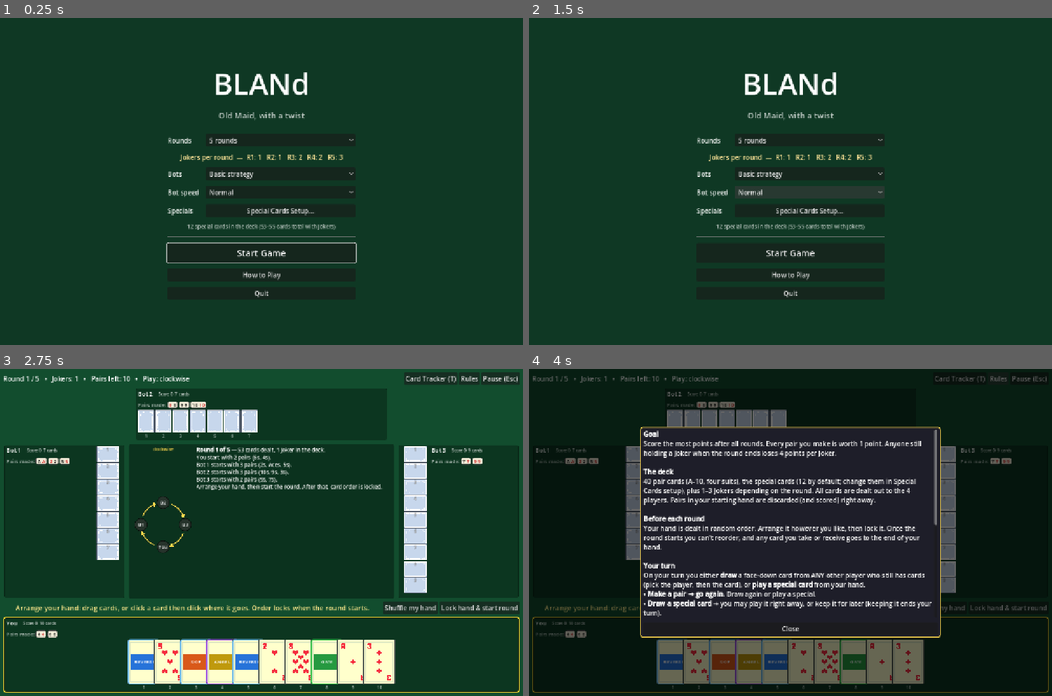
Above: before the commit, frames 1-4 (two rows, left to right).
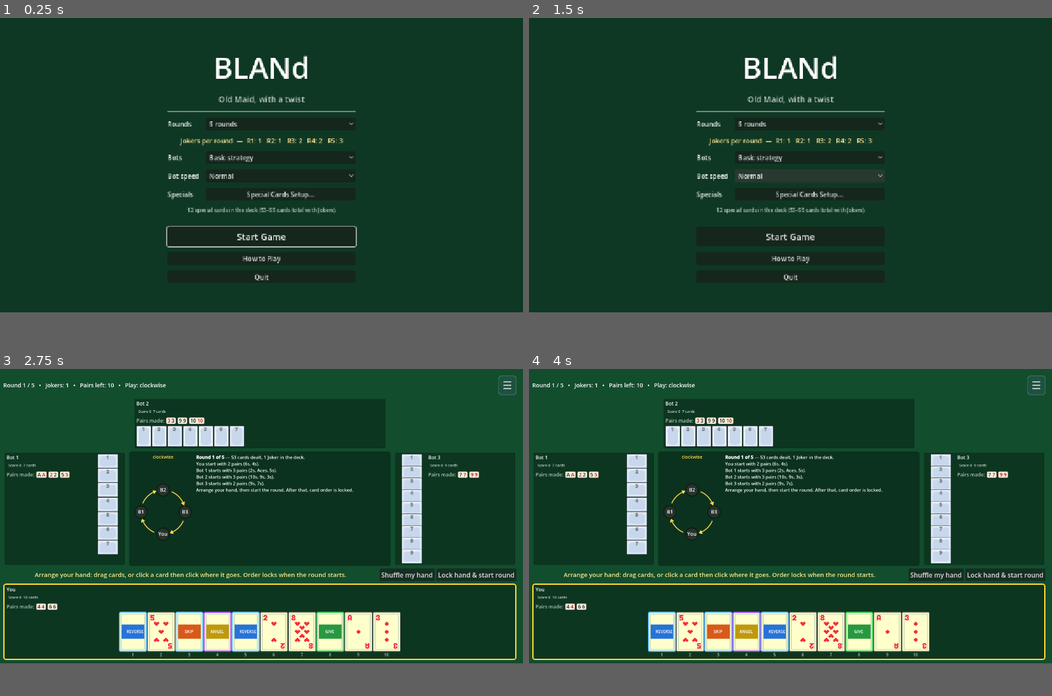
Above: after the commit, the same moments.

Repository: louibasmu/BLANd-
Game: Godot game, scene res://BaseGame/2. MainMenu/main_menu.tscn
The game is run twice, just before and just after one commit, with the same random seed, the same clock (stepped at 60 frames per second) and the same inputs.
Inputs (mouse positions are in pixels of both pictures, inside the frame that each line leads up to):
- Up to frame 1 (0.25 s): no input
- Up to frame 2 (1.5 s): click "Normal" at 0.5 s; click "Normal" at 1.25 s
- Up to frame 3 (2.75 s): click "Start Game" at 2 s
- Up to frame 4 (4 s): click (1036, 388) at 2.75 s, where only the run after the commit has a clickable "☰"; click (999, 378) at 3.5 s, where only the run before the commit has a clickable "Rules"
In our replay, the window is 800x500 before the commit and 800x450 after it. These sizes can differ from the game's own. Grey fills any space a smaller window leaves; there, only what the larger window draws over its background counts as a difference.

The runs differ from the first frame. In frame 1, 4.5% of the frame differs, in the area x 31-69%, y 11-86%; in frame 2, 4.4%; in frame 3, 26%; in frame 4, 72%, in the area x 0-100%, y 0-99%.

Commit message:
added dropdown menu button for "Card Tracker (T)", "Rules", "Pause (Esc)". cleaned up game_table.gd code

Diff:
--- a/game-dev-seminar/BaseGame/5. CardTable/game_table.gd
+++ b/game-dev-seminar/BaseGame/5. CardTable/game_table.gd
@@ -51,6 +51,10 @@
 # UI nodes that are updated later; they are created in _build_ui() and kept in variables.
 # UI nodes
 var _status_label: Label
+var _menu_button: Button
+var _menu_popup: PopupPanel
+var _ui_scale: float = 1.0
+var _side_card_size: Vector2 = SIDE_CARD
 var _compass: TurnCompass
 # Last direction shown, so the compass only "pulses" when the direction actually flips.
 var _last_direction: int = 1
@@ -73,8 +77,10 @@
 # Godot calls this when the scene loads: build the interface, create the bot timer, create the game,
 # connect the game's signals to the handlers below, and deal the first round.
 func _ready() -> void:
+	get_window().min_size = Vector2i(1280, 720)
 	set_anchors_preset(Control.PRESET_FULL_RECT)
 	_build_ui()
+	get_viewport().size_changed.connect(_on_viewport_resized)
 
 	_bot_timer = Timer.new()
 	_bot_timer.one_shot = true
@@ -98,9 +104,17 @@
 
 # Keyboard shortcuts: T opens the card tracker. Esc (ui_cancel) cancels a half-finished selection if there
 # is one, and otherwise opens / closes the pause menu.
+func _input(event: InputEvent) -> void:
+	if event.is_action_pressed("ui_cancel") and _menu_popup != null and _menu_popup.visible:
+		_menu_popup.hide()
+		get_viewport().set_input_as_handled()
+
+
 func _unhandled_input(event: InputEvent) -> void:
 	if event is InputEventKey and event.pressed and not event.echo and event.keycode == KEY_T:
 		if _modal == null:
+			if _menu_popup != null:
+				_menu_popup.hide()
 			_show_tracker()
 		return
 	if event.is_action_pressed("ui_cancel"):
@@ -123,7 +137,7 @@
 	var margin := MarginContainer.new()
 	margin.set_anchors_preset(Control.PRESET_FULL_RECT)
 	for side in ["left", "right", "top", "bottom"]:
-		margin.add_theme_constant_override("margin_" + side, 8)
+		margin.add_theme_constant_override("margin_" + side, 16 if side == "top" or side == "right" else 8)
 	add_child(margin)
 
 	var root := VBoxContainer.new()
@@ -133,24 +147,47 @@
 
 	# --- top bar
 	var bar := HBoxContainer.new()
+	bar.add_theme_constant_override("separation", 12)
 	root.add_child(bar)
 	_status_label = Label.new()
 	_status_label.size_flags_horizontal = Control.SIZE_EXPAND_FILL
 	_status_label.clip_text = true
 	_status_label.text_overrun_behavior = TextServer.OVERRUN_TRIM_ELLIPSIS
 	bar.add_child(_status_label)
-	var tracker_btn := Button.new()
-	tracker_btn.text = "Card Tracker (T)"
-	tracker_btn.pressed.connect(_show_tracker)
-	bar.add_child(tracker_btn)
-	var rules_btn := Button.new()
-	rules_btn.text = "Rules"
-	rules_btn.pressed.connect(_show_rules)
-	bar.add_child(rules_btn)
-	var pause_btn := Button.new()
-	pause_btn.text = "Pause (Esc)"
-	pause_btn.pressed.connect(_toggle_pause)
-	bar.add_child(pause_btn)
+	_menu_button = Button.new()
+	_menu_button.custom_minimum_size = Vector2(44, 44)
+	_menu_button.text = "☰"
+	_menu_button.add_theme_font_size_override("font_size", 26)
+	_menu_button.tooltip_text = "Menu"
+	_menu_button.pressed.connect(_toggle_menu_popup)
+	_menu_button.add_theme_stylebox_override("normal", _top_button_style(Color(0.12, 0.32, 0.25)))
+	_menu_button.add_theme_stylebox_override("hover", _top_button_style(Color(0.18, 0.43, 0.32)))
+	_menu_button.add_theme_stylebox_override("pressed", _top_button_style(Color(0.08, 0.23, 0.18)))
+	_menu_button.add_theme_stylebox_override("focus", _top_button_style(Color(0.18, 0.43, 0.32)))
+	bar.add_child(_menu_button)
+
+	_menu_popup = PopupPanel.new()
+	_menu_popup.size = Vector2i(260, 240)
+	_menu_popup.exclusive = true
+	_menu_popup.transient = true
+	_menu_popup.close_requested.connect(_menu_popup.hide)
+	_menu_popup.add_theme_stylebox_override("panel", _box(Color(0.08, 0.16, 0.13), Color(0.3, 0.5, 0.4), 1))
+	var menu_items := VBoxContainer.new()
+	menu_items.set_anchors_preset(Control.PRESET_FULL_RECT)
+	menu_items.offset_left = 6
+	menu_items.offset_top = 6
+	menu_items.offset_right = -6
+	menu_items.offset_bottom = -6
+	menu_items.add_theme_constant_override("separation", 2)
+	_menu_popup.add_child(menu_items)
+	_add_menu_item(menu_items, "Card Tracker", "T", _on_menu_tracker)
+	_add_menu_item(menu_items, "Rules / How to play", "", _on_menu_rules)
+	_add_menu_item(menu_items, "Pause", "Esc", _on_menu_pause)
+	var menu_separator := HSeparator.new()
+	menu_items.add_child(menu_separator)
+	_add_menu_item(menu_items, "Restart game", "", _on_menu_restart)
+	_add_menu_item(menu_items, "Main menu", "", _on_menu_main_menu)
+	add_child(_menu_popup)
 
 	# --- top bot (seat 2)
 	var top_row := CenterContainer.new()
@@ -226,7 +263,9 @@
 	prompt_row.add_child(_keep_btn)
 
 	# --- you (seat 0)
-	root.add_child(_make_seat(0, 0))
+	var human_seat := _make_seat(0, 0)
+	human_seat.size_flags_horizontal = Control.SIZE_EXPAND_FILL
+	root.add_child(human_seat)
 
 	# --- alert pop-ups (own layer so they show above everything)
 	var layer := CanvasLayer.new()
@@ -243,6 +282,128 @@
 	_toast_box.add_theme_constant_override("separation", 6)
 	_toast_box.mouse_filter = Control.MOUSE_FILTER_IGNORE
 	top.add_child(_toast_box)
+	_apply_responsive_scale()
+
+
+func _top_button_style(fill: Color) -> StyleBoxFlat:
+	var style := StyleBoxFlat.new()
+	style.bg_color = fill
+	style.border_color = Color(1, 1, 1, 0.28)
+	style.set_border_width_all(1)
+	style.set_corner_radius_all(7)
+	style.content_margin_left = 10
+	style.content_margin_right = 10
+	style.content_margin_top = 6
+	style.content_margin_bottom = 6
+	return style
+
+
+func _add_menu_item(container: VBoxContainer, title: String, shortcut: String, action: Callable) -> void:
+	var button := Button.new()
+	button.custom_minimum_size = Vector2(248, 40)
+	button.size_flags_horizontal = Control.SIZE_EXPAND_FILL
+	button.alignment = HORIZONTAL_ALIGNMENT_LEFT
+	button.add_theme_stylebox_override("normal", _top_button_style(Color(0.08, 0.16, 0.13, 0)))
+	button.add_theme_stylebox_override("hover", _top_button_style(Color(0.18, 0.34, 0.26)))
+	button.add_theme_stylebox_override("pressed", _top_button_style(Color(0.12, 0.25, 0.19)))
+	var row := HBoxContainer.new()
+	row.set_anchors_preset(Control.PRESET_FULL_RECT)
+	row.offset_left = 10
+	row.offset_right = -10
+	row.mouse_filter = Control.MOUSE_FILTER_IGNORE
+	button.add_child(row)
+	var title_label := Label.new()
+	title_label.text = title
+	title_label.size_flags_horizontal = Control.SIZE_EXPAND_FILL
+	title_label.vertical_alignment = VERTICAL_ALIGNMENT_CENTER
+	title_label.mouse_filter = Control.MOUSE_FILTER_IGNORE
+	row.add_child(title_label)
+	if not shortcut.is_empty():
+		var shortcut_label := Label.new()
+		shortcut_label.text = shortcut
+		shortcut_label.add_theme_font_size_override("font_size", 12)
+		shortcut_label.modulate = Color(1, 1, 1, 0.6)
+		shortcut_label.vertical_alignment = VERTICAL_ALIGNMENT_CENTER
+		shortcut_label.mouse_filter = Control.MOUSE_FILTER_IGNORE
+		row.add_child(shortcut_label)
+	button.pressed.connect(func() -> void:
+		_menu_popup.hide()
+		action.call())
+	container.add_child(button)
+
+
+func _toggle_menu_popup() -> void:
+	if _menu_popup.visible:
+		_menu_popup.hide()
+		return
+	var button_rect := _menu_button.get_global_rect()
+	var popup_position := Vector2i(
+		int(button_rect.end.x - _menu_popup.size.x),
+		int(button_rect.end.y + 4.0)
+	)
+	_menu_popup.popup(Rect2i(popup_position, _menu_popup.size))
+
+
+func _on_menu_tracker() -> void:
+	_show_tracker()
+
+
+func _on_menu_rules() -> void:
+	_show_rules()
+
+
+func _on_menu_pause() -> void:
+	_toggle_pause()
+
+
+func _on_menu_restart() -> void:
+	_confirm_action("Restart game?", "Your current game will be lost.",
+		func() -> void: get_tree().reload_current_scene())
+
+
+func _on_menu_main_menu() -> void:
+	_confirm_action("Return to main menu?", "Your current game will be lost.",
+		func() -> void: get_tree().change_scene_to_file(MENU_SCENE))
+
+
+func _confirm_action(title: String, message: String, action: Callable) -> void:
+	_show_modal(title, message, null, [
+		["Yes", action],
+		["Cancel", Callable()]
+	])
+
+
+func _on_viewport_resized() -> void:
+	_apply_responsive_scale()
+	if game != null:
+		_queue_refresh()
+
+
+func _apply_responsive_scale() -> void:
+	if _status_label == null:
+		return
+	var viewport_size := get_viewport_rect().size
+	var scale := 1.0
+	if viewport_size.x < 1500.0 or viewport_size.y < 850.0:
+		scale = 0.88
+	elif viewport_size.x < 1900.0 or viewport_size.y < 1050.0:
+		scale = 0.94
+	_ui_scale = scale
+	_side_card_size = SIDE_CARD * scale
+	_set_scaled_font_size(_status_label, 16, scale)
+	if _prompt != null:
+		_set_scaled_font_size(_prompt, 17, scale)
+	if _log != null:
+		_log.add_theme_font_size_override("normal_font_size", roundi(13.0 * scale))
+		_log.add_theme_font_size_override("bold_font_size", roundi(13.0 * scale))
+	for seat in _seats.values():
+		_set_scaled_font_size(seat["name"], 14, scale)
+		_set_scaled_font_size(seat["badge"], 10, scale)
+		_set_scaled_font_size(seat["info"], 10, scale)
+		if seat["card_area"] != null:
+			seat["card_area"].custom_minimum_size.y = BIG_CARD.y * scale + 13.0
+func _set_scaled_font_size(control: Control, base_size: int, scale: float) -> void:
+	control.add_theme_font_size_override("font_size", roundi(base_size * scale))
 
 
 # Builds the panel for one seat: name, "PLAYING"/"NEXT" badge, score line, the pairs they have made,
@@ -292,7 +453,7 @@
 	info_l.text_overrun_behavior = TextServer.OVERRUN_TRIM_ELLIPSIS
 	info_l.add_theme_font_size_override("font_size", 10)
 	info_l.modulate = Color(1, 1, 1, 0.8)
-	head.add_child(info_l)
+	v.add_child(info_l)
 
 	# Keep the action button on its own row so it never competes with the pairs.
 	var row2 := HBoxContainer.new()
@@ -325,10 +486,13 @@
 	pairs_row.add_child(pairs_box)
 
 	var cards: Control
+	var card_area: Control = null
 	if i == HUMAN:
 		var c := CenterContainer.new()
 		c.custom_minimum_size = Vector2(0, BIG_CARD.y + 13)
+		c.size_flags_horizontal = Control.SIZE_EXPAND_FILL
 		v.add_child(c)
+		card_area = c
 		var row := HBoxContainer.new()
 		row.add_theme_constant_override("separation", -14)   # overlap a little
 		c.add_child(row)
@@ -336,14 +500,13 @@
 	elif i == 1 or i == 3:
 		cards = side_cards
 	else:
-		var flow := HFlowContainer.new()
-		flow.add_theme_constant_override("h_separation", 2)
-		flow.add_theme_constant_override("v_separation", 2)
-		v.add_child(flow)
-		cards = flow
-
-	_seats[i] = {"panel": panel, "name": name_l, "badge": badge, "info": info_l, "cards": cards, "target": target_btn,
-		"pairs": pairs_box}
+		var row := HBoxContainer.new()
+		row.add_theme_constant_override("separation", 2)
+		v.add_child(row)
+		cards = row
+
+	_seats[i] = {"panel": panel, "name": name_l, "badge": badge, "info": info_l, "cards": cards,
+		"card_area": card_area, "target": target_btn, "pairs": pairs_box}
 	return panel
 
 
@@ -384,11 +547,11 @@
 		return
 	var step := 0.0
 	if count > 1:
-		step = minf(SIDE_CARD.y, maxf(13.0, (cards.size.y - SIDE_CARD.y) / float(count - 1)))
+		step = minf(_side_card_size.y, maxf(13.0, (cards.size.y - _side_card_size.y) / float(count - 1)))
 	for idx in count:
 		var card: Control = cards.get_child(idx)
-		card.size = SIDE_CARD
-		card.position = Vector2((cards.size.x - SIDE_CARD.x) / 2.0, idx * step)
+		card.size = _side_card_size
+		card.position = Vector2((cards.size.x - _side_card_size.x) / 2.0, idx * step)
 
 
 ## One card. `card == null` or face_down draws the back.
@@ -569,8 +732,9 @@
 	var next_text := ""
 	if playing and upcoming >= 0:
 		next_text = "   •   Next up: %s" % game.players[upcoming].display_name
-	_status_label.text = "Round %d / %d   •   Jokers: %d   •   Pairs left: %d   •   Play: %s%s" % [
-		game.round_number, game.total_rounds, game.jokers_this_round, game.pairs_left(), dir, next_text]
+	var base_status := "Round %d / %d   •   Jokers: %d   •   Pairs left: %d" % [
+		game.round_number, game.total_rounds, game.jokers_this_round, game.pairs_left()]
+	_status_label.text = _fit_status_text(base_status, dir, next_text)
 
 	# Flags for the compass: who is safe (out of cards) and who is frozen.
 	var safe_flags := []
@@ -596,6 +760,23 @@
 	_start_btn.visible = arranging
 	_keep_btn.visible = game.current == HUMAN and game.phase == BlandGame.Phase.SPECIAL_DRAWN
 	_prompt.text = _prompt_text(human_turn)
+
+
+func _fit_status_text(base: String, direction: String, next_text: String) -> String:
+	var available_width := _status_label.size.x
+	if available_width <= 0.0:
+		available_width = get_viewport_rect().size.x - 60.0
+	var font: Font = _status_label.get_theme_font("font")
+	var font_size := _status_label.get_theme_font_size("font_size")
+	var candidates := [
+		base + "   •   Play: " + direction + next_text,
+		base + next_text,
+		base
+	]
+	for candidate in candidates:
+		if font.get_string_size(candidate, HORIZONTAL_ALIGNMENT_LEFT, -1, font_size).x <= available_width:
+			return candidate
+	return base
 
 
 # Redraws one seat panel: name, PLAYING / NEXT badge, score and cards-left text, the border colour
@@ -650,6 +831,7 @@
 	# Pairs are rebuilt from scratch each refresh (old chips are freed), sorted by rank so they read in order.
 	var pbox: Container = seat["pairs"]
 	for c in pbox.get_children():
+		pbox.remove_child(c)
 		c.queue_free()
 	var pairs := p.paired_cards.duplicate()
 	pairs.sort_custom(func(x: Array, y: Array) -> bool: return x[0].rank < y[0].rank)
@@ -669,6 +851,17 @@
 	#   choosing a card for Give -> give it away.
 	if i == HUMAN:
 		var arranging := game.phase == BlandGame.Phase.ARRANGE
+		var card_size := BIG_CARD * _ui_scale
+		var card_area: Control = seat["card_area"]
+		card_area.custom_minimum_size.y = card_size.y + 13.0
+		var hand_count := p.hand.size()
+		if hand_count > 1:
+			var available_width := card_area.size.x
+			if available_width <= 0.0:
+				available_width = get_viewport_rect().size.x - 32.0
+			var visible_step := minf(card_size.x,
+				(available_width - card_size.x) / float(hand_count - 1))
+			box.add_theme_constant_override("separation", floori(maxf(8.0, visible_step) - card_size.x))
 		for idx in p.hand.size():
 			var card := p.hand[idx]
 			var cb := Callable()
@@ -680,7 +873,7 @@
 				cb = _on_gift_chosen.bind(card)
 			# Your own cards show their position too: that's what opponents pick from.
 			var just_drawn := game.phase == BlandGame.Phase.SPECIAL_DRAWN and card == game.drawn_special
-			var view := _card_view(card, true, BIG_CARD, idx, cb, (arranging and idx == _arrange_sel) or just_drawn)
+			var view := _card_view(card, true, card_size, idx, cb, (arranging and idx == _arrange_sel) or just_drawn)
 			if arranging:
 				_enable_drag(view.get_child(0), idx)
 			box.add_child(view)
@@ -688,7 +881,12 @@
 	# The card a bot is about to take is highlighted (hl), as is the one a bot peeked at with Vision.
 	else:
 		var side_hand := i == 1 or i == 3
-		var card_size := SIDE_CARD if side_hand else SMALL_CARD
+		var card_size := _side_card_size if side_hand else SMALL_CARD * _ui_scale
+		if i == 2 and p.hand.size() > 1:
+			var avail: float = seat["panel"].size.x - 24.0
+			var step := minf(card_size.x + 2.0,
+				(avail - card_size.x) / float(p.hand.size() - 1))
+			box.add_theme_constant_override("separation", floori(step - card_size.x))
 		for idx in p.hand.size():
 			var cb := Callable()
 			if game.can_draw(HUMAN) and ui_mode == UiMode.CHOOSE_DRAW_INDEX and i == pending_target:
@@ -701,7 +899,7 @@
 					and game.last_peek["index"] == idx:
 				hl = true
 			var back_texture := "card_back_side.png" if side_hand else "card_back.png"
-			box.add_child(_card_view(p.hand[idx], false, card_size, idx, cb, hl, back_texture, side_hand))
+			box.add_child(_card_view(p.hand[idx], false, card_size, idx, cb, hl, back_texture, side_hand or i == 2))
 		if side_hand:
 			_layout_side_cards(box)
 
@@ -1177,8 +1375,12 @@
 	t.add_theme_font_size_override("font_size", 28)
 	v.add_child(t)
 	for entry in [["Resume", _toggle_pause],
-			["Restart game", func() -> void: get_tree().reload_current_scene()],
-			["Main menu", func() -> void: get_tree().change_scene_to_file(MENU_SCENE)]]:
+			["Restart game", func() -> void:
+				_confirm_action("Restart game?", "Your current game will be lost.",
+					func() -> void: get_tree().reload_current_scene())],
+			["Main menu", func() -> void:
+				_confirm_action("Return to main menu?", "Your current game will be lost.",
+					func() -> void: get_tree().change_scene_to_file(MENU_SCENE))]]:
 		var b := Button.new()
 		b.text = entry[0]
 		b.custom_minimum_size = Vector2(220, 38)
--- a/game-dev-seminar/project.godot
+++ b/game-dev-seminar/project.godot
@@ -18,10 +18,13 @@
 [display]
 
 window/size/viewport_width=1280
-window/size/viewport_height=800
+window/size/viewport_height=720
 window/size/window_width_override=1280
-window/size/window_height_override=800
+window/size/window_height_override=720
+window/size/min_width=1280
+window/size/min_height=720
 window/stretch/mode="canvas_items"
+window/stretch/aspect="expand"
 
 [physics]
 
